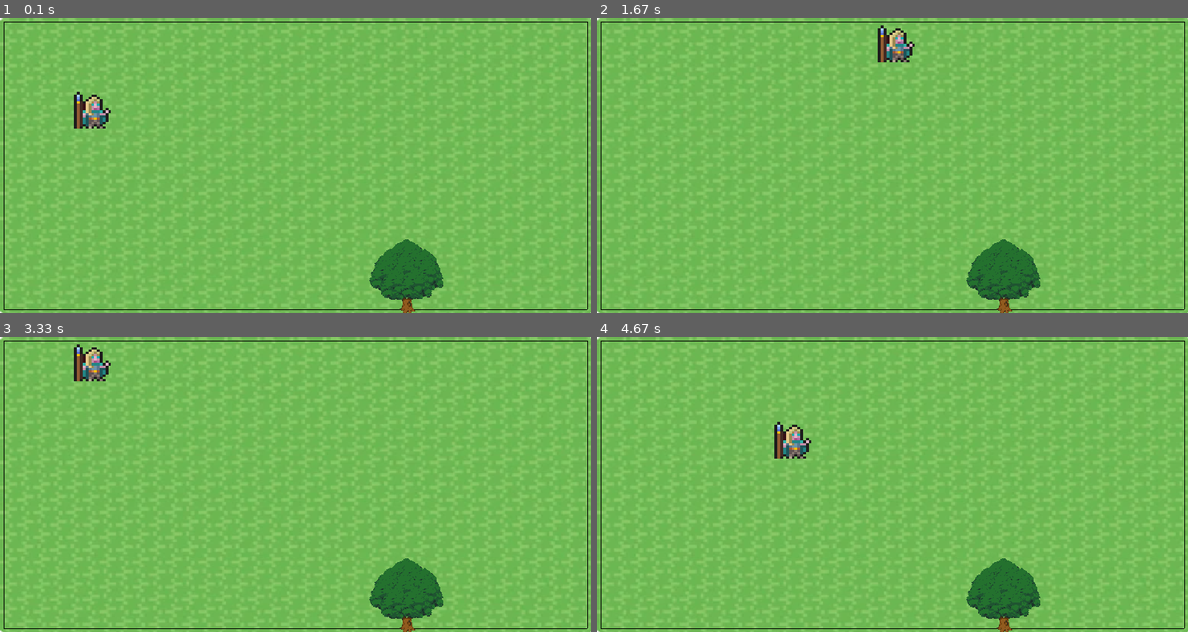
Above: before the commit, frames 1-4 (two rows, left to right).
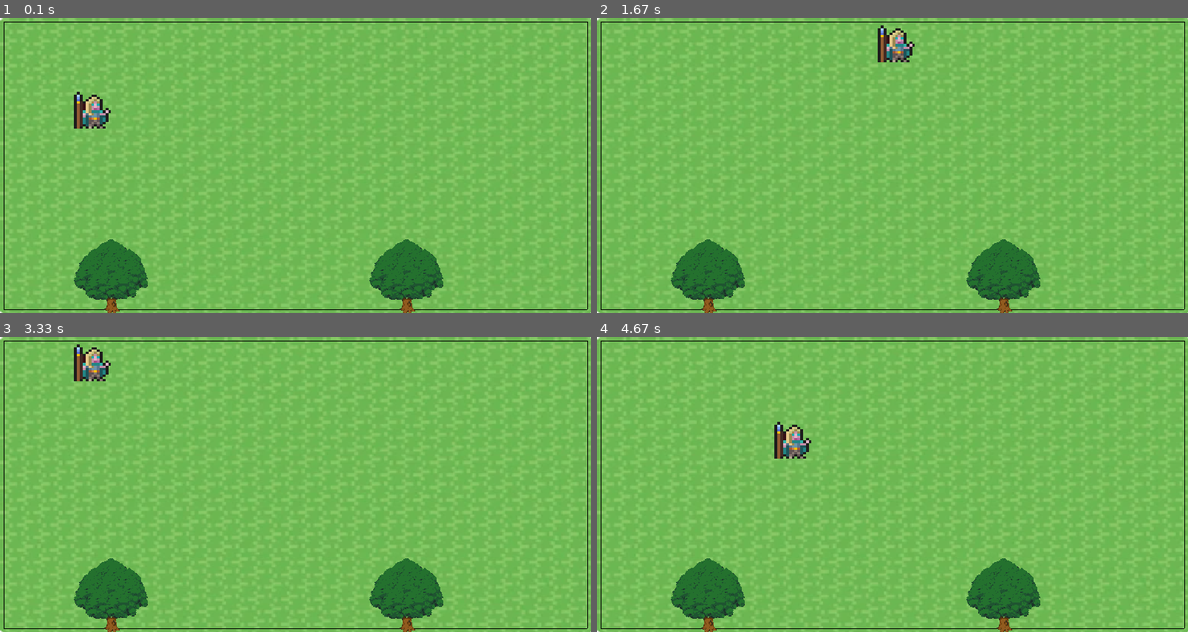
Above: after the commit, the same moments.

Repository: Daniil-Fuks/PyGame-quest
Game: pygame game, started from main.py
Two runs of this game, one before a commit and one after it. Both use one fixed random seed, a clock stepped at 60 frames per second and the inputs below.
Inputs:
- Up to frame 1 (0.1 s): no input
- Up to frame 2 (1.67 s): hold D 0.33-0.8 s; hold W 0.83-1.13 s; hold D 1.17-1.63 s
- Up to frame 3 (3.33 s): hold A 1.67-2.2 s; hold S 2.23-2.53 s; hold A 2.57-2.97 s; hold W from 3 s (still down)
- Up to frame 4 (4.67 s): release W at 3.37 s; hold D 3.4-4.03 s; hold S 4.07-4.43 s; hold A from 4.47 s (still down)

The runs differ from the first frame. In frame 1, 1.9% of the frame differs, in the area x 12-25%, y 75-100%; in frame 2, 1.9%; in frame 3, 1.9%; in frame 4, 1.9%.

Commit message:
Add Tree collision

Diff:
--- a/main.py
+++ b/main.py
@@ -10,6 +10,7 @@
 all_sprites = pygame.sprite.Group()
 horizontal_borders = pygame.sprite.Group()
 vertical_borders = pygame.sprite.Group()
+trees = pygame.sprite.Group()
 
 
 def load_image(name, colorkey=None):
@@ -45,6 +46,9 @@
             self.vy = 0
         if pygame.sprite.spritecollideany(self, vertical_borders):
             self.vx = 0
+        if pygame.sprite.spritecollideany(self, trees):
+            self.vx = 0
+            self.vy = 0
 
 
 class Border(pygame.sprite.Sprite):
@@ -84,6 +88,11 @@
     Border(width - 5, 5, width - 5, height - 5)
     player = Player(50, 50, 100, 100)
     tree = Tree(100, 100, 500, 300)
+    tree2 = Tree(100, 100, 100, 300)
+    all_sprites.add(tree)
+    trees.add(tree)
+    all_sprites.add(tree2)
+    trees.add(tree2)
     bg = pygame.image.load('data/Grass.png')
     bg = pygame.transform.scale(bg, (800, 400))
 
